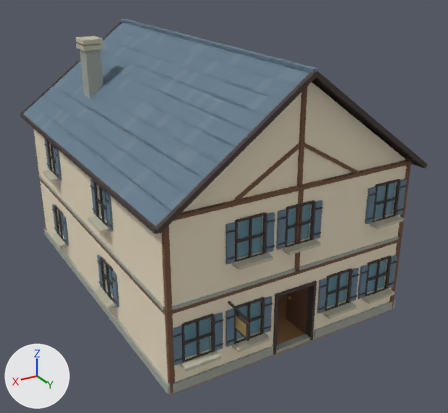
An edit to the glTF model ThreeHearthsVillage/Art/AincradLevel0/Assemblies/SM_Smithy.glb, drawn before and after from the same camera.
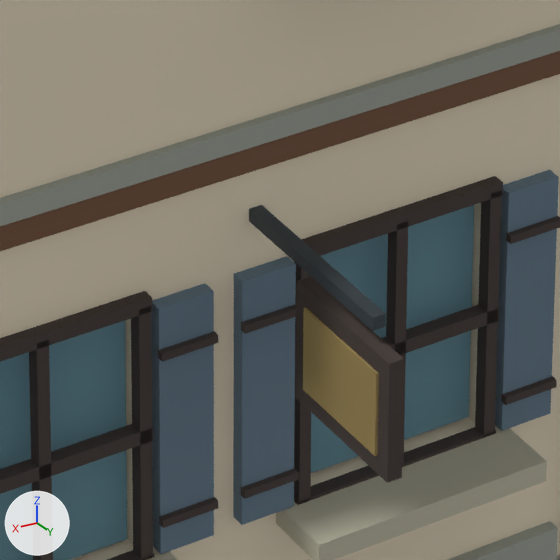
Each version is shown whole from a 50 mm lens placed at (12.11, 22.33, 13.93), pointed at (-0.42, 1.43, 3.48), then close up on the part from 43% to 61% of the width and 66% to 85% of the height. Lighting does not change. The marker at lower left points along +X, +Y and +Z. The older version's two pictures come first. Vertices at exactly the same position are counted once.

Objects in the first close-up: 'SM_Smithy'.
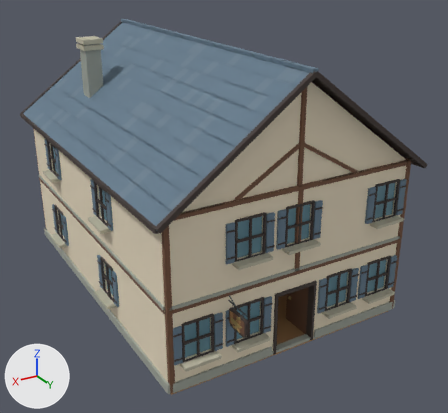
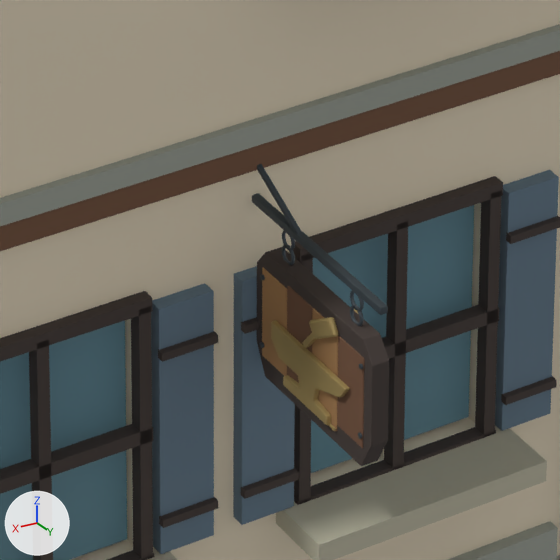
Changed parts and their boxes (x1, y1, x2, y2) in the close-ups (560 x 560 px):
part 1 of me_sm_smithy, reshaped
    before: (249, 205, 404, 483)
    after: (252, 164, 389, 466)

What the commit changed:
Material 'AT_Terracotta.001' (mat_at_terracotta_001) is new.
Its base color is (0.485, 0.195, 0.117) (orange #b97a60).
Its roughness is 0.88.
Material 'AT_TerracottaLight.001' (mat_at_terracottalight_001) is new.
Its base color is (0.527, 0.216, 0.127) (orange #c08064).
Its roughness is 0.88.
me_sm_smithy is used by ob_sm_smithy; location (0.0, 0.0, 0.0).
me_sm_smithy had 10212 vertices, 16630 faces and spanned x -5.5..5.5, y -7.6..8.3, z -0.2..10.3.
me_sm_smithy now has 21955 vertices, 39458 faces and spans x -5.5..5.5, y -7.6..8.2, z -0.2..10.3.
me_sm_smithy part 1: 4 vertices moved within x 2.8, y 7.0..7.5, z 2.7..2.8; 17 vertices removed from x 2.8..2.9, y 7.5..8.3, z 2.0..2.8; 2685 vertices added at x 2.7..2.9, y 7.0..8.2, z 2.0..3.2.
Other edits to the shape of me_sm_smithy do not show in these pictures.
me_sm_smithy gains material mat_at_terracottalight_001 (orange #c08064).
me_sm_smithy gains material mat_at_terracotta_001 (orange #b97a60).
